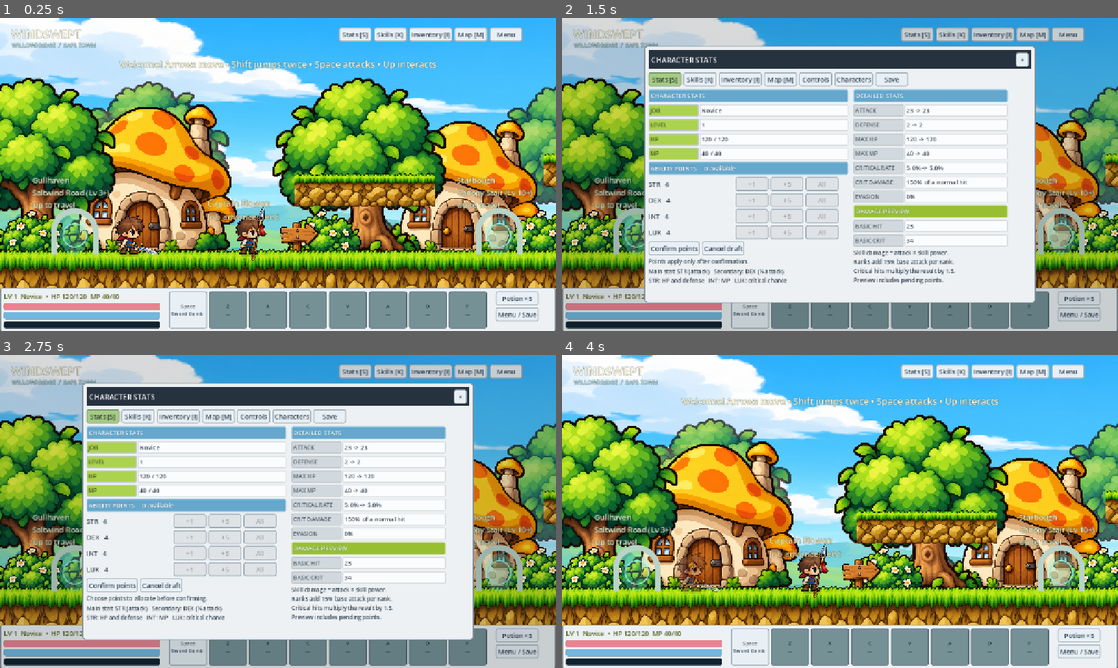
Above: before the commit, frames 1-4 (two rows, left to right).
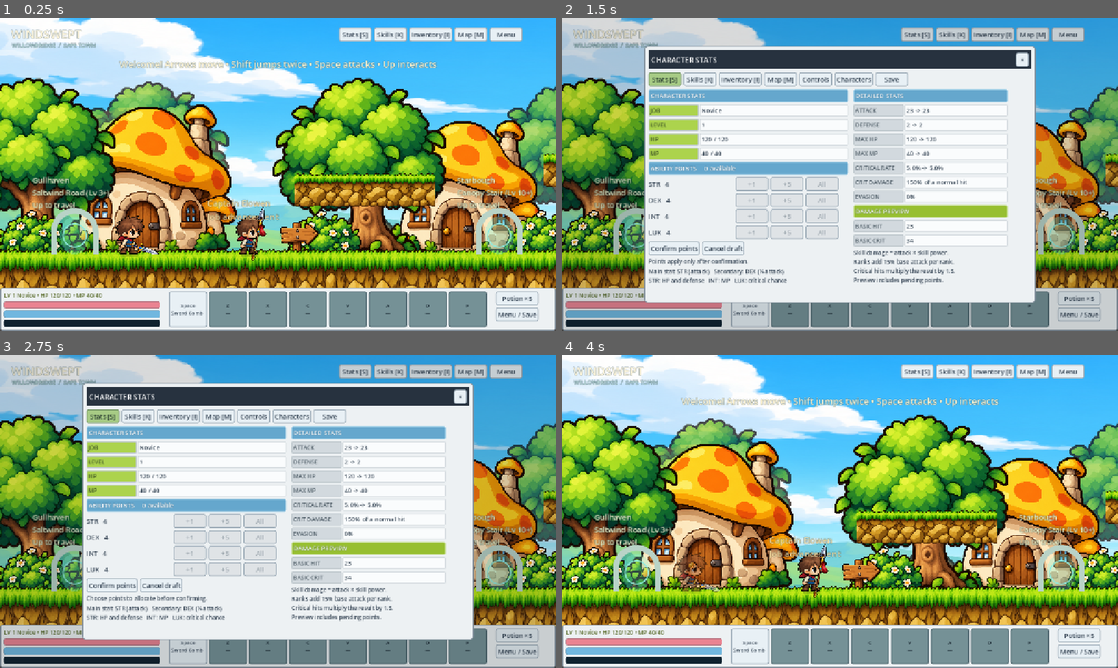
Above: after the commit, the same moments.

Repository: iallmost-code/Godot-game
Game: Godot game, scene res://main.tscn
Same seed, same stepped clock (60 frames per second), same inputs: the game is played once before the commit and once after it.
Inputs:
- Up to frame 1 (0.25 s): no input
- Up to frame 2 (1.5 s): click "Stats [S]" at 0.5 s; click "Cancel draft" at 1.25 s
- Up to frame 3 (2.75 s): click "Confirm points" at 2 s
- Up to frame 4 (4 s): click "Confirm points" at 2.75 s; click "×" at 3.5 s

The runs differ from the first frame. In frame 1, 2.4% of the frame differs, in the area x 0-100%, y 87-100%; in frame 2, 2.2%; in frame 3, 2.2%; in frame 4, 2.4%.

Commit message:
Fit the full HP/MP status line for long job names
At level 150 an Inferno Archon's MP was cut off ("MP 937/2"). The status
line uses a slightly smaller font and tighter separators so every job name
and four-digit HP/MP pool fits. ZIP rebuilt.

Co-Authored-By: Claude Opus 5.5 <noreply@anthropic.com>
Claude-Session: https://claude.ai/code/session_01Y6N5DryZ9LbiwZ2UK9ekgX

Diff:
--- a/side_scroller/ui/hud.gd
+++ b/side_scroller/ui/hud.gd
@@ -70,7 +70,7 @@
     var left=VBoxContainer.new()
     left.custom_minimum_size.x=360
     row.add_child(left)
-    status=Style.label("",15,Color("f4d48a"))
+    status=Style.label("",13,Color("f4d48a"))
     status.clip_text=true
     status.custom_minimum_size.x=360
     left.add_child(status)
@@ -144,7 +144,7 @@
         var shortcut=OS.get_keycode_string(bindings.current()["menu_"+id]) if bindings!=null else ""
         menu_buttons[id].text=id.capitalize()+" ["+shortcut+"]"
     var stats=state.derived_stats()
-    status.text="LV %d  %s  •  HP %d/%d  MP %d/%d" % [state.level,Catalog.jobs()[state.job].name,state.hp,stats.max_hp,state.mp,stats.max_mp]
+    status.text="LV %d %s • HP %d/%d • MP %d/%d" % [state.level,Catalog.jobs()[state.job].name,state.hp,stats.max_hp,state.mp,stats.max_mp]
     var parts=[]
     for id in state.buffs:
         parts.append("%s %ds" % [state.skill_name(id),ceili(state.buffs[id].time)])
Not shown, changed: Side-Scroller-Warrior.zip
